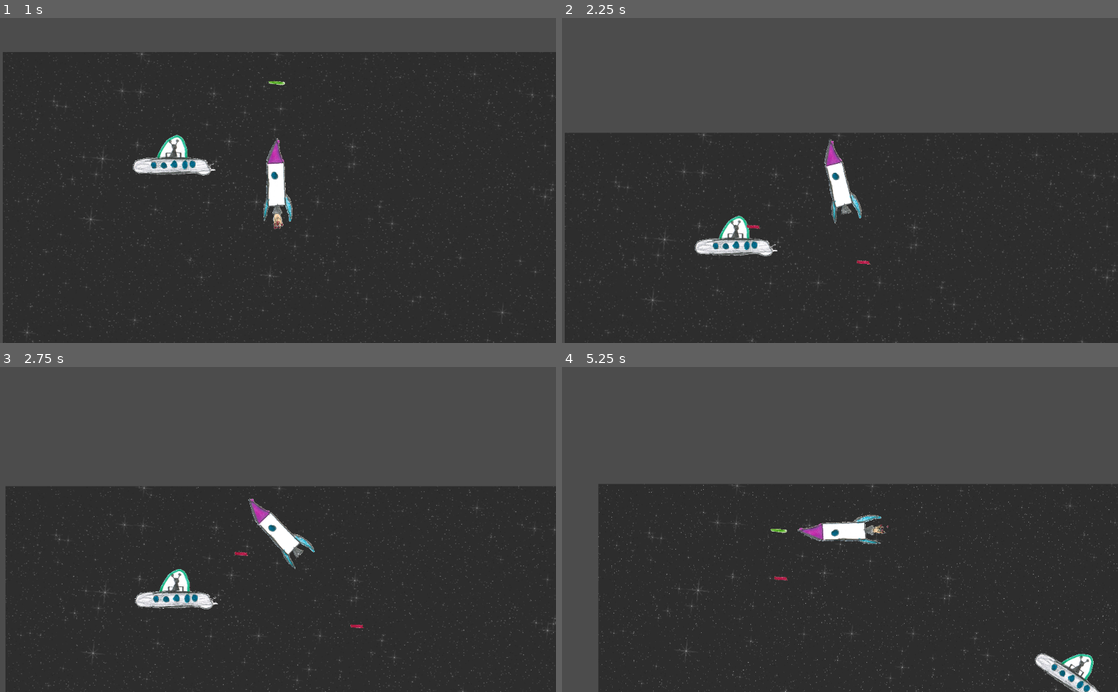
Above: before the commit, frames 1-4 (two rows, left to right).
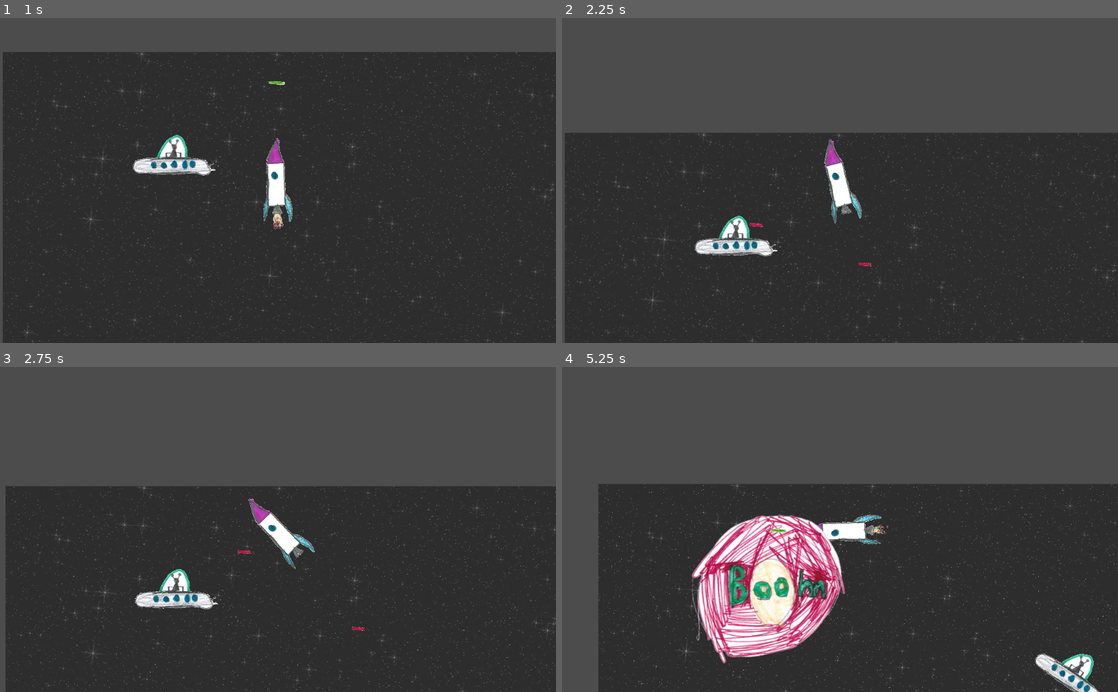
Above: after the commit, the same moments.

Repository: the-g-force/FamJam-April2020
Game: Godot game, scene res://src/Level.tscn
Two runs of this game, one before a commit and one after it. Both use one fixed random seed, a clock stepped at 60 frames per second and the inputs below.
Inputs:
- Up to frame 1 (1 s): hold Up (Thrust) from 0.53 s (still down); tap Space (Fire) at 0.6 s
- Up to frame 2 (2.25 s): tap Space (Fire) at 1.35, 2.1 s; release Up (Thrust) at 2.03 s; hold Left (TurnLeft) from 2.03 s (still down)
- Up to frame 3 (2.75 s): keep holding Left (TurnLeft)
- Up to frame 4 (5.25 s): tap Space (Fire) every 0.75 s from 2.85 to 5.1 s; release Left (TurnLeft) at 4.28 s; hold Right (TurnRight) 4.28-5.03 s; hold Up (Thrust) from 5.03 s (still down)

Frame 1 is identical in both runs. In frame 2, less than 0.1% of the frame differs, in the area x 33-56%, y 63-77%; in frame 3, less than 0.1%; in frame 4, 9.2%, in the area x 23-97%, y 45-100%.

Commit message:
Explode UFOs when hit

Diff:
--- /dev/null
+++ b/project/src/Explosion.gd
@@ -0,0 +1,15 @@
+extends Node2D
+
+export var pause_before_removal : float = 0.5
+
+onready var _explosion_sound : AudioStreamPlayer2D = $Sound
+
+func _ready():
+	$AnimatedSprite.play()
+
+
+func _on_AnimatedSprite_animation_finished():
+	print('finished')
+	# Wait a moment before killing this explosion.
+	yield(get_tree().create_timer(pause_before_removal), "timeout")
+	queue_free()
--- /dev/null
+++ b/project/src/Explosion.tscn
@@ -0,0 +1,27 @@
+[gd_scene load_steps=8 format=2]
+
+[ext_resource path="res://assets/explosion/000.png" type="Texture" id=1]
+[ext_resource path="res://assets/explosion/001.png" type="Texture" id=2]
+[ext_resource path="res://assets/explosion/002.png" type="Texture" id=3]
+[ext_resource path="res://assets/explosion/003.png" type="Texture" id=4]
+[ext_resource path="res://src/Explosion.gd" type="Script" id=5]
+[ext_resource path="res://assets/sfx/bad_explosion.wav" type="AudioStream" id=6]
+
+[sub_resource type="SpriteFrames" id=1]
+animations = [ {
+"frames": [ ExtResource( 1 ), ExtResource( 2 ), ExtResource( 3 ), ExtResource( 4 ) ],
+"loop": false,
+"name": "default",
+"speed": 8.0
+} ]
+
+[node name="Explosion" type="Node2D"]
+script = ExtResource( 5 )
+
+[node name="AnimatedSprite" type="AnimatedSprite" parent="."]
+frames = SubResource( 1 )
+
+[node name="Sound" type="AudioStreamPlayer2D" parent="."]
+stream = ExtResource( 6 )
+autoplay = true
+[connection signal="animation_finished" from="AnimatedSprite" to="." method="_on_AnimatedSprite_animation_finished"]
--- a/project/src/UFO.gd
+++ b/project/src/UFO.gd
@@ -9,29 +9,32 @@
 var _can_shoot : bool = true
 
 const _EnemyBullet = preload("res://src/EnemyBullet.tscn")
-
-onready var _explosion_sound = $Boom
+const _Explosion = preload("res://src/Explosion.tscn")
 
 func _on_body_entered(body):
 	if body.is_in_group("Bullet"):
 		if _dead == false:
-			_explosion_sound.play()
+			_spawn_explosion()
 			_dead = true
 			body.queue_free()
-			yield(get_tree().create_timer(0.5), "timeout")
 			queue_free()
 
 
-func _process(delta:float):
-	if _target && _can_shoot:
+func _spawn_explosion() -> void:
+	var explosion = _Explosion.instance()
+	explosion.position = position
+	get_parent().add_child(explosion)
+
+
+func _process(_delta:float):
+	if _target and _can_shoot and not _dead:
 		var bullet = _EnemyBullet.instance()
 		bullet.position = get_global_transform().origin
 		var trajectory : Vector2 = _target.get_global_transform().get_origin() - get_global_transform().origin
 		bullet.velocity = trajectory.normalized() * bullet_speed
 		get_parent().add_child(bullet)
 		_can_shoot = false
-		yield(get_tree().create_timer(shoot_delay), "timeout")
-		_can_shoot = true
+		$ShootingCooldown.start(shoot_delay)
 
 
 func _on_DetectionArea_body_entered(body):
@@ -42,3 +45,7 @@
 func _on_DetectionArea_body_exited(body):
 	if _target == body:
 		_target = null
+
+
+func _on_ShootingCooldown_timeout():
+	_can_shoot = true
--- a/project/src/UFO.tscn
+++ b/project/src/UFO.tscn
@@ -1,8 +1,7 @@
-[gd_scene load_steps=5 format=2]
+[gd_scene load_steps=4 format=2]
 
 [ext_resource path="res://assets/ufo.png" type="Texture" id=1]
 [ext_resource path="res://src/UFO.gd" type="Script" id=2]
-[ext_resource path="res://assets/sfx/bad_explosion.wav" type="AudioStream" id=3]
 
 [sub_resource type="CircleShape2D" id=1]
 radius = 523.528
@@ -23,15 +22,13 @@
 scale = Vector2( 0.2, 0.2 )
 texture = ExtResource( 1 )
 
-[node name="Boom" type="AudioStreamPlayer" parent="."]
-stream = ExtResource( 3 )
-
 [node name="DetectionArea" type="Area2D" parent="."]
 
 [node name="CollisionShape2D" type="CollisionShape2D" parent="DetectionArea"]
 shape = SubResource( 1 )
 
-[node name="Timer" type="Timer" parent="."]
+[node name="ShootingCooldown" type="Timer" parent="."]
 [connection signal="body_entered" from="." to="." method="_on_body_entered"]
 [connection signal="body_entered" from="DetectionArea" to="." method="_on_DetectionArea_body_entered"]
 [connection signal="body_exited" from="DetectionArea" to="." method="_on_DetectionArea_body_exited"]
+[connection signal="timeout" from="ShootingCooldown" to="." method="_on_ShootingCooldown_timeout"]
Binary file changed: project/assets/explosion/002.png
Binary file changed: project/assets/explosion/003.png
